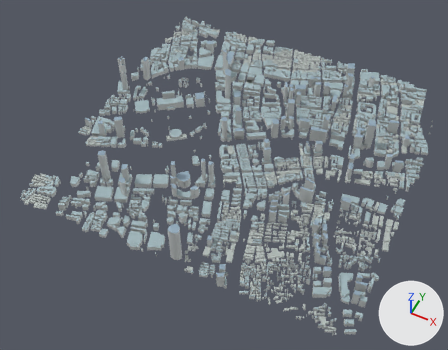
What one commit did to the glTF model projects/shanghai/assets/city/tiles/14-13720-6694.glb.
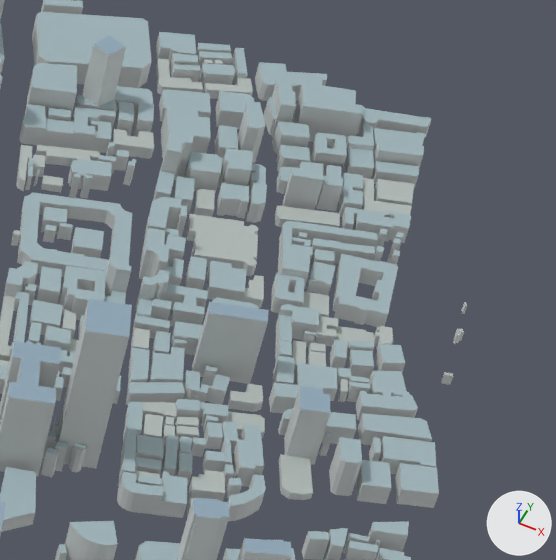
Each version appears first whole from a 50 mm lens placed at (1130.0, -2632.0, 2892.0), pointed at (-44.0, -284.0, -44.0), and next in a close-up on the part from 79% to 100% of the width and 20% to 47% of the height. Lighting does not change. The marker at lower right points along +X, +Y and +Z. The first two pictures are the older version. Where no turn or scale is listed for an object, it has been applied to the vertices. Vertices at exactly the same position are counted once.
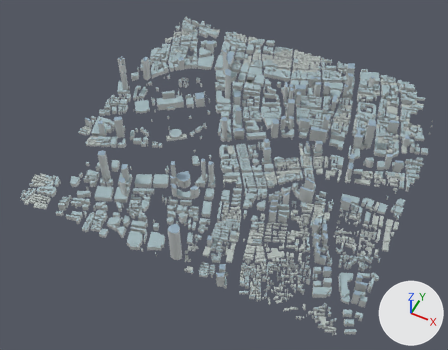
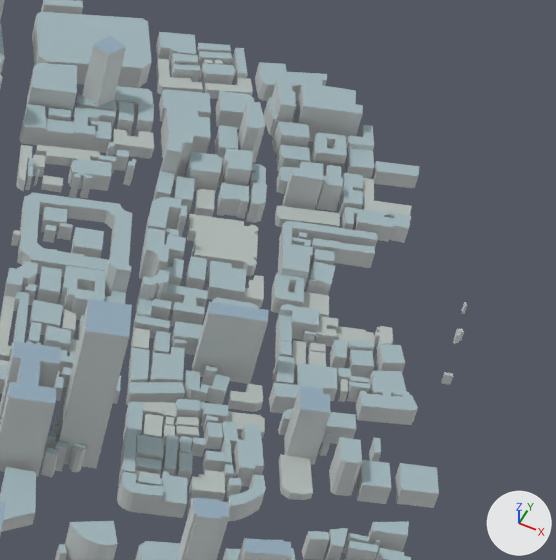
Diff of the bpy script that builds the scene:
```diff
--- a/projects/shanghai/assets/city/tiles/14-13720-6694.glb.py
+++ b/projects/shanghai/assets/city/tiles/14-13720-6694.glb.py
@@ me_mesh_0 @@
 # used by ob_mesh_0; location = (-1097.0, 1061.0, 0.0)
-me_mesh_0.from_pydata(...)  # 32017 vertices, 54164 faces; spans x 0.0..2166.0, y -2134.0..0.0, z 0.0..333.0
+me_mesh_0.from_pydata(...)  # 31821 vertices, 53816 faces; spans x 0.0..2166.0, y -2134.0..0.0, z 0.0..333.0
+# me_mesh_0 part 1: 12 loose pieces with 196 vertices, spanning x 1909.0..2149.0, y -617.0..-36.0, z 0.0..32.0, are deleted
 me_mesh_0.materials.append(mat_stone_and_concrete_walls)
```

Where the change shows, as pixel boxes [x1, y1, x2, y2] in the close-ups (556 x 560 px):
part 1 of me_mesh_0, deleted
    before: [333, 107, 436, 474]
